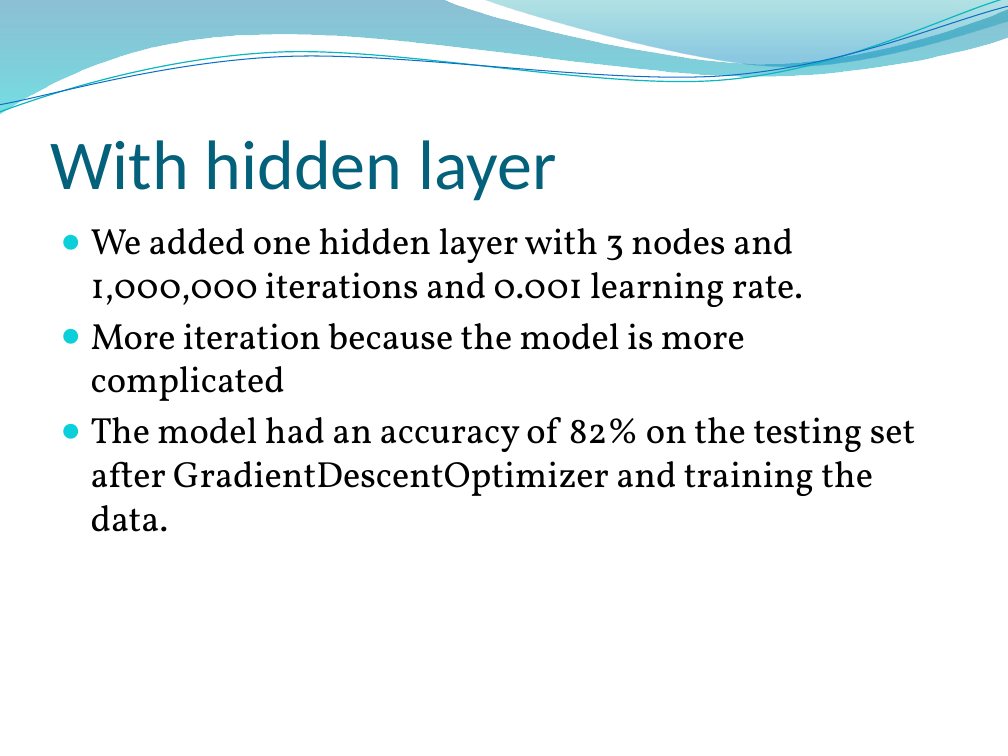
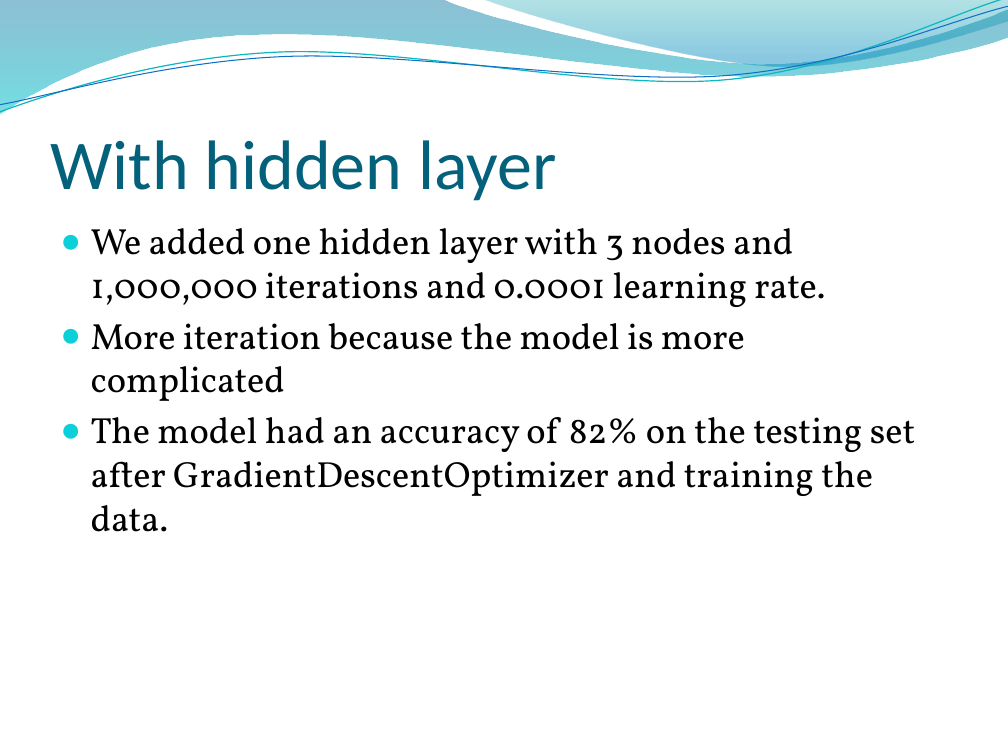
Before and after one commit to almogun9963/deep-learning-, a slide deck: slide 7 of Survival of Titanic Passengers.pptx. Drawn at 1008x756 pixels with LibreOffice and Linux fonts; fonts in the diff are those of the drawing; background and template pictures are left out. Boxes give left, top, right and bottom in pixels: in the first picture for what was removed or moved away, otherwise in the second. Text is boxed around its words. In the diff, an @@ line names an element or a change of style, - is before the commit and + after.

```diff
--- a/Survival of Titanic Passengers.pptx
+++ b/Survival of Titanic Passengers.pptx
@@ text at <box>91,228,825,307</box>: text changed @@
-● We added one hidden layer with 3 nodes and 1,000,000 iterations and 0.001 learning rate.
+● We added one hidden layer with 3 nodes and 1,000,000 iterations and 0.0001 learning rate.
```
Also in this commit, not shown: 3 other slides changed.
